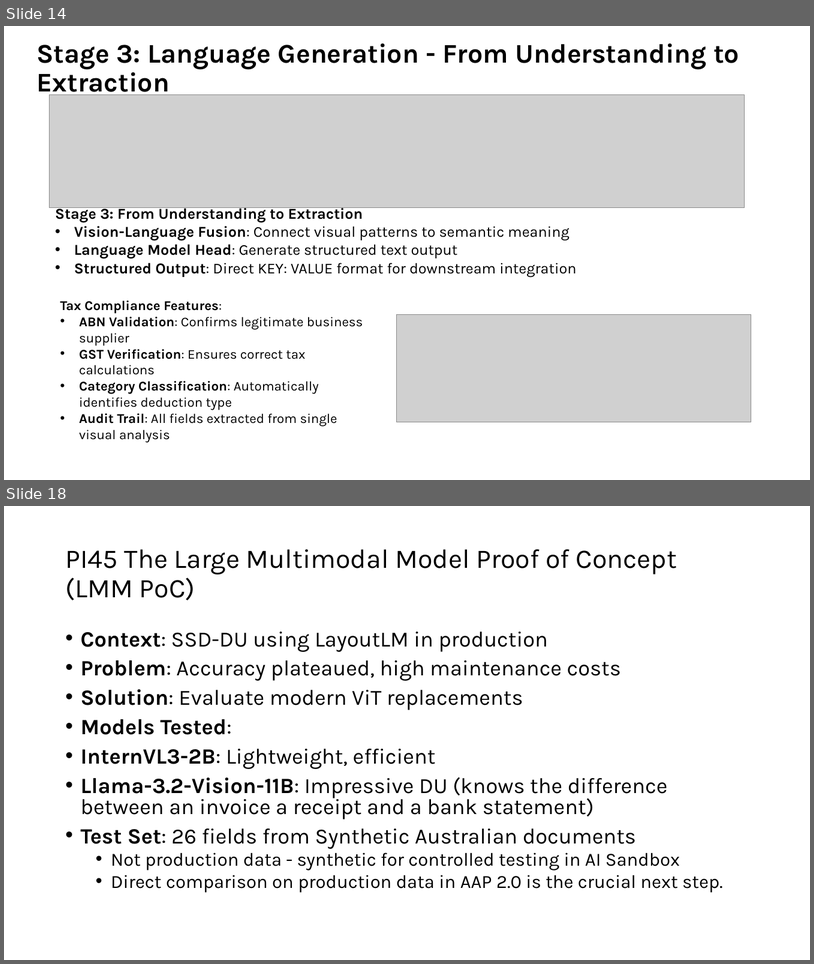
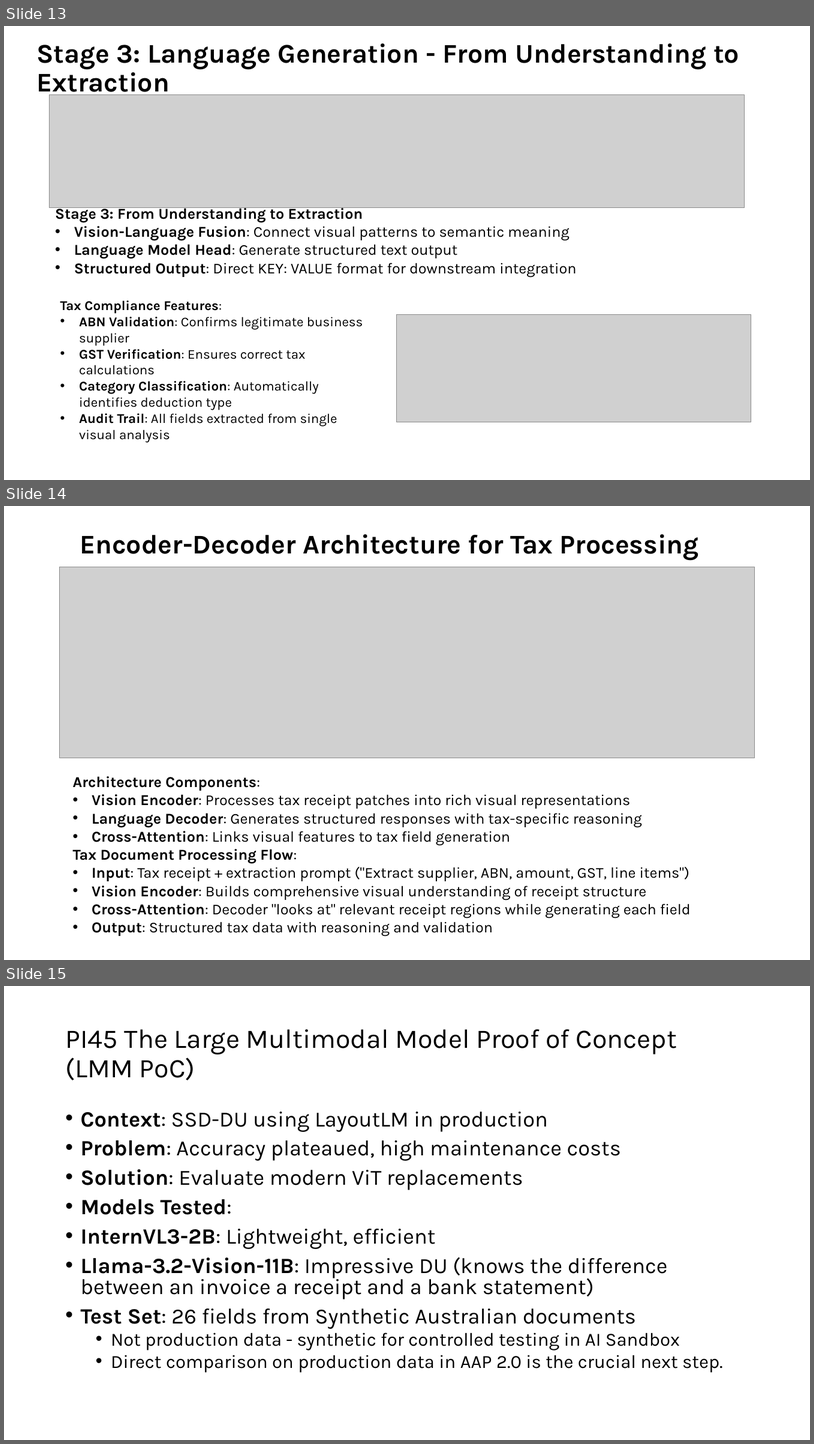
Before and after one commit to tmnestor/unified_vision_processor_minimal, a slide deck: presentation_materials/vision_transformers.pptx. Shown one above the other, each under a label of ours: slides 14 and 18 before the commit, slides 13, 14 and 15 after it; the slides between them are not shown. The pictures are 814x964 and 814x1444 pixels, drawn with LibreOffice and Linux fonts; fonts in the diff are those of the drawing; grey boxes stand for pictures. Boxes give left, top, right and bottom in pixels: in the first picture for what was removed or moved away, otherwise in the second. Text is boxed around its words. In the diff, an @@ line names an element or a change of style, - is before the commit and + after.

Commit message:
✨ feat: update presentation materials for Vision Transformers with improved content and visuals

```diff
--- a/presentation_materials/vision_transformers.pptx
+++ b/presentation_materials/vision_transformers.pptx
@@ slide 14 added at box(4, 506, 810, 960), background #FFFFFF @@
@@ title added at box(80, 534, 699, 561), 32 pt, text #000000, bold @@
+Encoder-Decoder Architecture for Tax Processing
@@ picture added at box(60, 567, 755, 758) @@
@@ text added at box(73, 776, 691, 936), 18 pt, text #000000 @@
+Architecture Components:
+• Vision Encoder: Processes tax receipt patches into rich visual representations
+• Language Decoder: Generates structured responses with tax-specific reasoning
+• Cross-Attention: Links visual features to tax field generation
+Tax Document Processing Flow:
+• Input: Tax receipt + extraction prompt ("Extract supplier, ABN, amount, GST, line items")
+• Vision Encoder: Builds comprehensive visual understanding of receipt structure
+• Cross-Attention: Decoder "looks at" relevant receipt regions while generating each field
+• Output: Structured tax data with reasoning and validation
@@ what was slide 14 is now slide 13 @@
@@ what was slide 18 is now slide 15 @@
```
Also in this commit, not shown: 7 slides changed, 2 other slides added, 6 slides removed.
